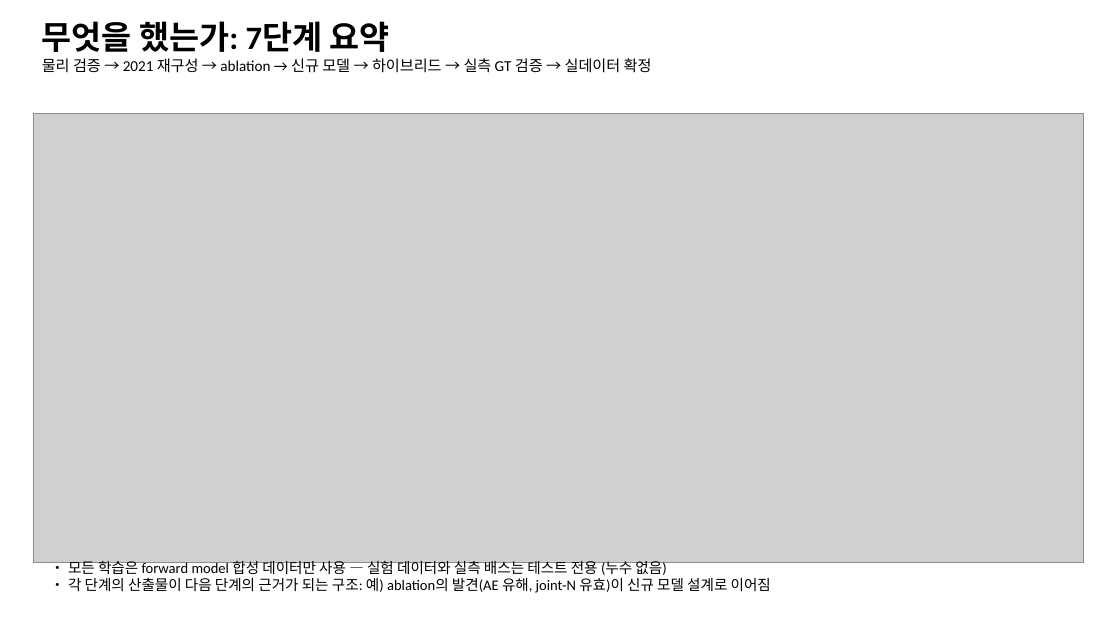
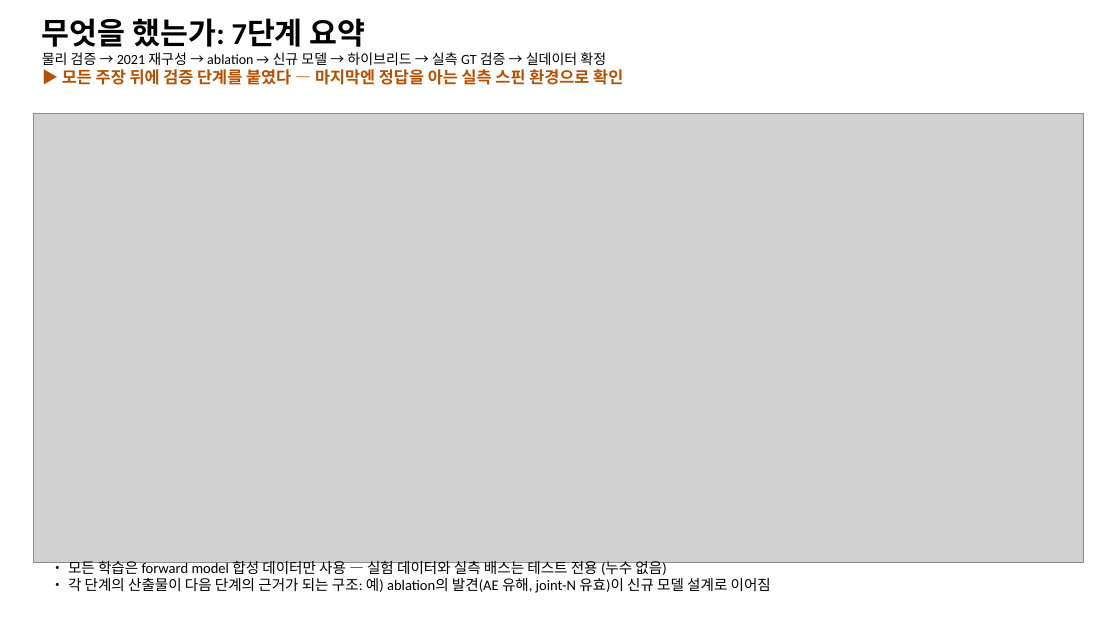
Before and after one commit to woodoleexdots/dl_cdetect, a slide deck: slide 1 of results/NV_C13_hybrid_slides.pptx. Drawn at 1120x630 pixels with LibreOffice and Linux fonts; fonts in the diff are those of the drawing; grey boxes stand for pictures. Boxes give left, top, right and bottom in pixels: in the first picture for what was removed or moved away, otherwise in the second. Text is boxed around its words. In the diff, an @@ line names an element or a change of style, - is before the commit and + after.

```diff
--- a/results/NV_C13_hybrid_slides.pptx
+++ b/results/NV_C13_hybrid_slides.pptx
@@ text at <box>42,18,606,65</box>: size 28 to 26 pt in "무엇을 했는가: 7단계 요약"; size 13 to 12 pt in "물리 검증 → 2021 재구성 → ablation ..." @@
@@ text at <box>62,69,623,85</box>: paragraph added @@
+▶ 모든 주장 뒤에 검증 단계를 붙였다 — 마지막엔 정답을 아는 실측 스핀 환경으로 확인
```
Also in this commit, not shown: 9 other slides changed, 1 slide added, 5 other files.
